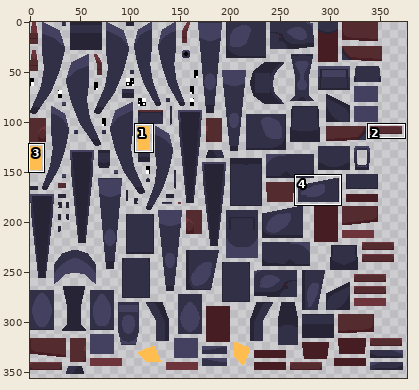
Sprite sheet, stored at QB-10 Bioweapon.png. The first picture is a wide view before the edit; the outline marks the close-up.
Close-up. Earlier state:
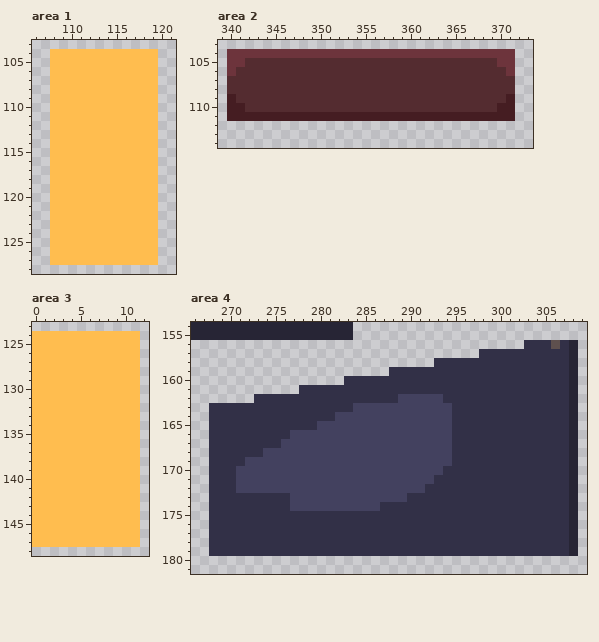
The file is 512x512 pixels. Shown: area 1: x 106..121, y 103..128; area 2: x 339..373, y 103..114; area 3: x 0..12, y 123..148; area 4: x 266..309, y 154..181. The wide view leaves out empty margins. The commit also changed other parts of the picture, which this record leaves out.
The same view after the edit:
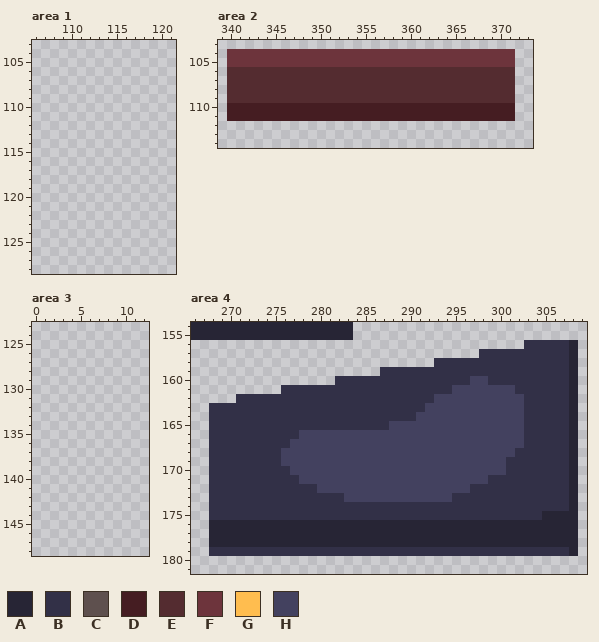
Palette (. is transparent): A #272535  B #323047  C #5e504e  D #451d22  E #542c30  F #6d343c  G #ffbd4f  H #43415f
Diff:
Changed rows in their new state; - is an unchanged pixel.
Area 1:
first column x 108:
104 ............
105 ............
106 ............
107 ............
108 ............
109 ............
110 ............
111 ............
112 ............
113 ............
114 ............
115 ............
116 ............
117 ............
118 ............
119 ............
120 ............
121 ............
122 ............
123 ............
124 ............
125 ............
126 ............
127 ............
Area 2:
first column x 340:
105 --FFFFFFFFFFFFFFFFFFFFFFFFFFFF--
106 E------------------------------E
109 E------------------------------E
110 --DDDDDDDDDDDDDDDDDDDDDDDDDDDD--
Area 3:
first column x 0:
124 ............
125 ............
126 ............
127 ............
128 ............
129 ............
130 ............
131 ............
132 ............
133 ............
134 ............
135 ............
136 ............
137 ............
138 ............
139 ............
140 ............
141 ............
142 ............
143 ............
144 ............
145 ............
146 ............
147 ............
Area 4:
first column x 268:
156 --------------------------------------B-
159 -------------------B--------------------
160 --------------B--------------HH---------
161 --------BB-----------------HHHHHHH------
162 ---BB----------------BBBB-HHHHHHHHH-----
163 ----------------BBBBBBBB---HHHHHHHH-----
164 --------------BBBBBBBBB----HHHHHHHH-----
165 ------------BBBBBBBB-------HHHHHHHH-----
166 ---------B-----------------HHHHHHHH-----
167 --------B------------------HHHHHHHH-----
168 ------BB-------------------HHHHHHH------
169 ----BBBB-------------------HHHHHH-------
170 ---BBBBBB-----------------HHHHHHH-------
171 ---BBBBBBB---------------HHHHHH---------
172 ---BBBBBBBBB------------HHHHH-----------
173 ---------BBBBBB-------HHHHH-------------
174 ---------BBBBBBBBBB---------------------
175 -------------------------------------AAA
176 AAAAAAAAAAAAAAAAAAAAAAAAAAAAAAAAAAAAAAAA
177 AAAAAAAAAAAAAAAAAAAAAAAAAAAAAAAAAAAAAAAA
178 AAAAAAAAAAAAAAAAAAAAAAAAAAAAAAAAAAAAAAAA
